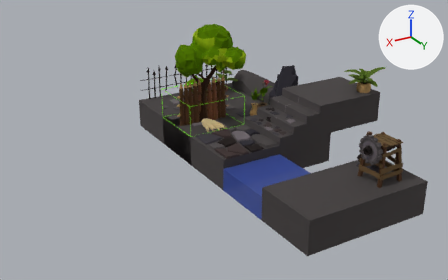
The glTF model data/hand.glb as it was, and as the next commit left it.
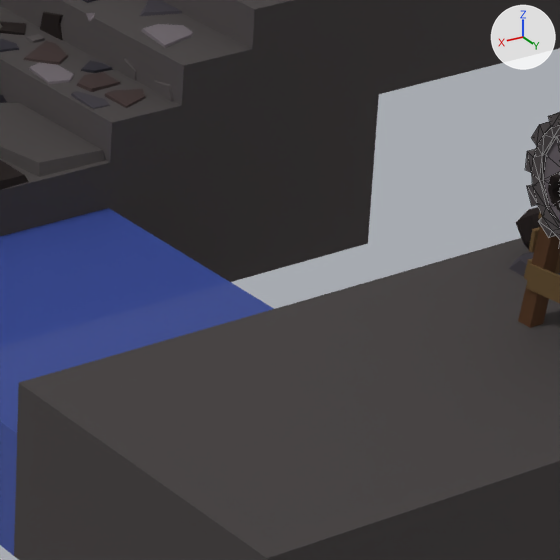
The first picture shows the older version from a 50 mm lens placed at (4.68, 8.49, 3.8), pointed at (0.4, 1.35, 0.24). The close-ups show the older and then the newer version on the part from 58% to 82% of the width and 41% to 79% of the height of that picture. Only the edits that show in the close-ups are written down. Every picture has the same lights, and +X, +Y and +Z are marked at upper right. The close-ups show mesh edges as thin lines. Where no turn or scale is listed for an object, it has been applied to the vertices.

Names of what the first close-up shows: 'Cog', 'Scenery'.
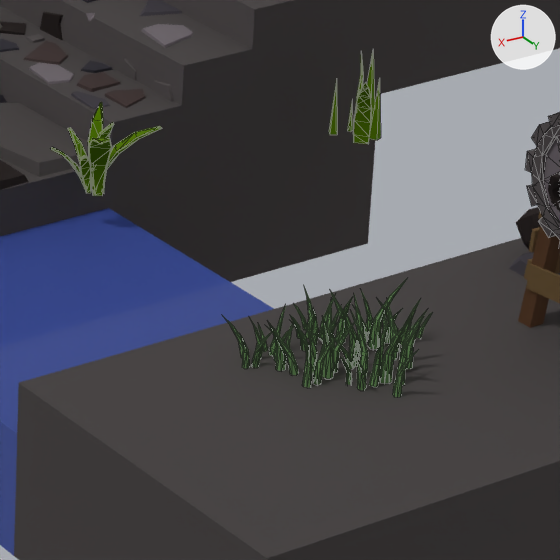
Where the newer file only moved an object's origin or applied its transform, the numbers keep the older frame.

What differs and where, as boxes [x1, y1, x2, y2] in the close-ups (560 x 560 px):
'GrassPatch', added (green): after [222, 279, 432, 397]
'Grass.004', added (green): after [51, 102, 162, 196]
'Grass.003', added (green): after [329, 53, 381, 144]

Patch to the scene script:
```diff
--- a/data/hand.glb.py
+++ b/data/hand.glb.py
@@ me_modello_uv_lanterna_uv_default_0_001 @@
+me_modello_uv_lanterna_uv_default_0_001.from_pydata(...)  # 160 vertices, 288 faces; spans x -0.184..0.128, y -0.093..0.201, z -0.112..0.152
+me_modello_uv_lanterna_uv_default_0_001.materials.append(mat_knightmaterial)  # picture img_knighimage
@@ me_rocks_and_grass_1_foliage_0 @@
+me_rocks_and_grass_1_foliage_0.from_pydata(...)  # 58 vertices, 80 faces; spans x -0.066..0.075, y -0.083..0.1, z -0.079..0.19
+me_rocks_and_grass_1_foliage_0.materials.append(mat_knightmaterial)  # picture img_knighimage
@@ me_default3_material_0 @@
+me_default3_material_0.from_pydata(...)  # 970 vertices, 1511 faces; spans x -0.293..0.279, y -0.198..0.305, z -0.107..0.107
+me_default3_material_0.materials.append(mat_knightmaterial)  # picture img_knighimage
@@ ob_grass_004 @@
+ob_grass_004 = bpy.data.objects.new('Grass.004', me_modello_uv_lanterna_uv_default_0_001)
+ob_grass_004.location = (-0.374, 1.595, 0.077)
@@ ob_grass_003 @@
+ob_grass_003 = bpy.data.objects.new('Grass.003', me_rocks_and_grass_1_foliage_0)
+ob_grass_003.location = (-1.263, 1.694, 0.062)
@@ ob_grasspatch @@
+ob_grasspatch = bpy.data.objects.new('GrassPatch', me_default3_material_0)
+ob_grasspatch.location = (-0.279, 2.787, 0.094)
```
